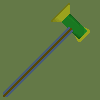
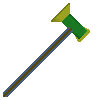
Layered file, before and after one edit (100x100). Changes by layer:
hid "배경" over 0, 0, 100, 100
